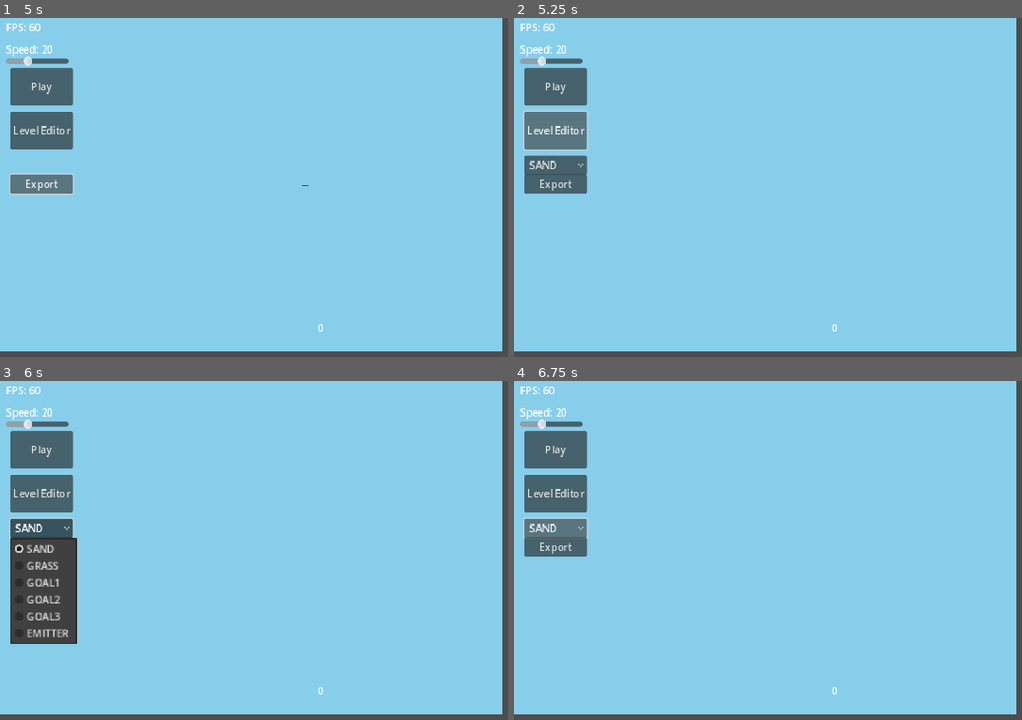
Above: before the commit, frames 1-4 (two rows, left to right).
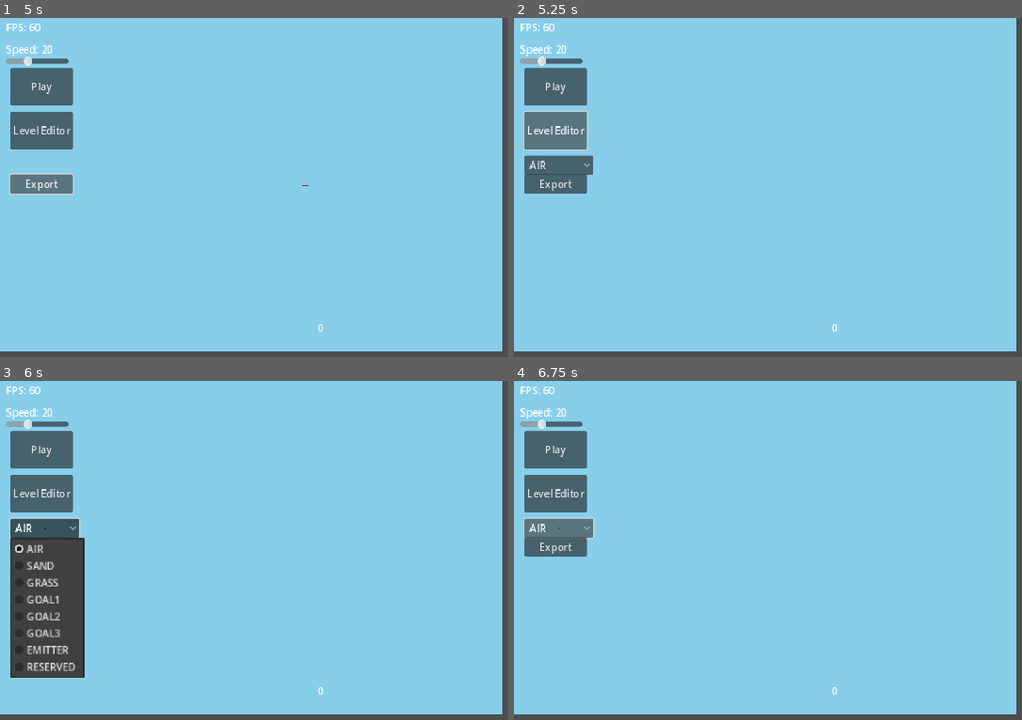
Above: after the commit, the same moments.

Repository: evhpwd/Feed-the-Dragons
Game: Godot game, scene res://Main.tscn
Two runs of this game, one before a commit and one after it. Both use one fixed random seed, a clock stepped at 60 frames per second and the inputs below.
Inputs:
- Up to frame 1 (5 s): click "Play" at 0.5 s; click "Play" at 1.25 s; click "Export" at 2 s; click "Export" at 2.75 s; click "Play" at 3.5 s; click "Export" at 4.25 s
- Up to frame 2 (5.25 s): click "Level Editor" at 5 s
- Up to frame 3 (6 s): click "SAND" (after the commit: "AIR") at 5.75 s
- Up to frame 4 (6.75 s): click "SAND" (after the commit: "AIR") at 6.5 s

Frame 1 is identical in both runs. In frame 2, 0.2% of the frame differs, in the area x 2-16%, y 40-47%; in frame 3, 2.6%, in the area x 2-17%, y 40-88%; in frame 4, 0.2%.

Commit message:
Make emitter functional

Diff:
--- a/Main.gd
+++ b/Main.gd
@@ -28,8 +28,6 @@
 		add_child(sim)
 		added = true
 	for cell in range(0, Simulation.CellType.LENGTH):
-		if cell >= Simulation.CellType.RESERVED or cell == Simulation.CellType.AIR:
-			continue
 		$HUD/BrushChoice.add_item(Simulation.CellType.keys()[cell], int(cell))
 
 func _on_hud_brush_selected(index):
--- a/Simulation.gd
+++ b/Simulation.gd
@@ -33,7 +33,6 @@
 	cell_colors[CellType.SAND] = Color.SANDY_BROWN
 	cell_colors[CellType.GRASS] = Color.SEA_GREEN
 	cell_colors[CellType.AIR] = Color.SKY_BLUE
-	cell_colors[CellType.EMITTER] = cell_colors[CellType.AIR]
 
 	grid_sprite.texture = ImageTexture.create_from_image(image)
 	grid_sprite.size = get_viewport().size
@@ -65,6 +64,8 @@
 		counts[i] = 0
 
 func load_level(level: Dictionary):
+	cell_colors.resize(CellType.LENGTH)
+	cell_colors[CellType.EMITTER] = null
 	grid.resize(width * height)
 	grid.fill(CellType.AIR)
 	# emitter = level.get("emitter")
@@ -73,6 +74,8 @@
 			grid[pos[1] * width + pos[0]] = cell_type
 
 func load_editor():
+	cell_colors.resize(CellType.LENGTH)
+	cell_colors[CellType.EMITTER] = Color.DEEP_PINK
 	grid.resize(width * height)
 	grid.fill(CellType.AIR)
 	changed = true
@@ -176,6 +179,11 @@
 				new_grid[pos] = cell
 			elif cell >= CellType.GOAL1 and cell <= CellType.GOAL3:
 				new_grid[pos] = cell
+			elif cell == CellType.EMITTER:
+				new_grid[pos] = cell
+				if new_grid[pos + width] == CellType.AIR:
+					new_grid[pos + width] = CellType.SAND
+
 	grid = new_grid
 
 func move_cell(row: int, col: int, new_grid: PackedByteArray) -> bool:
